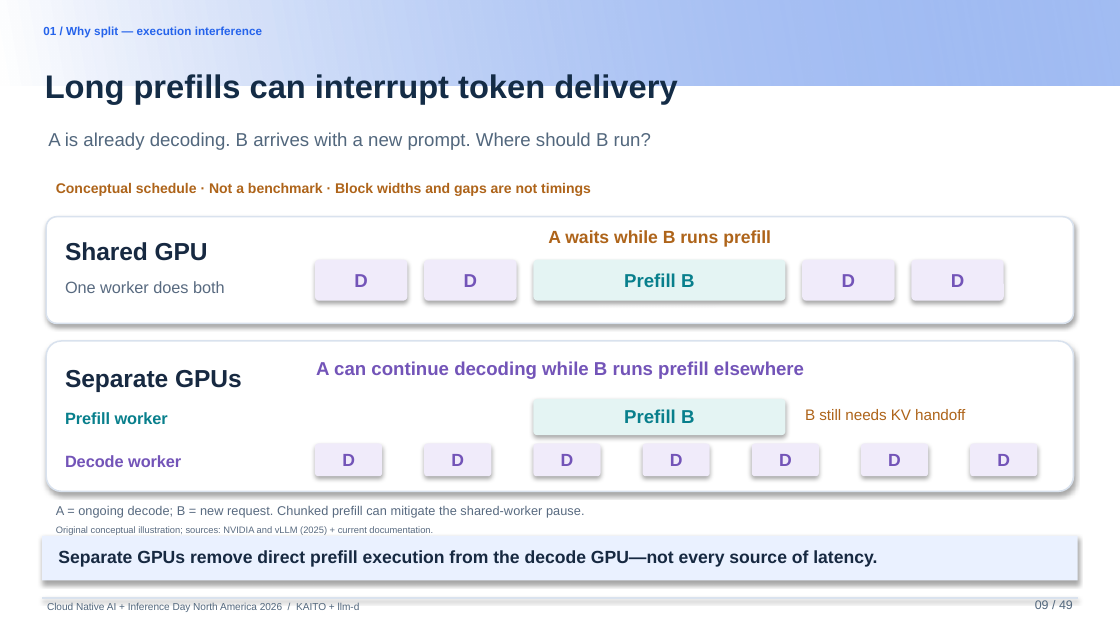
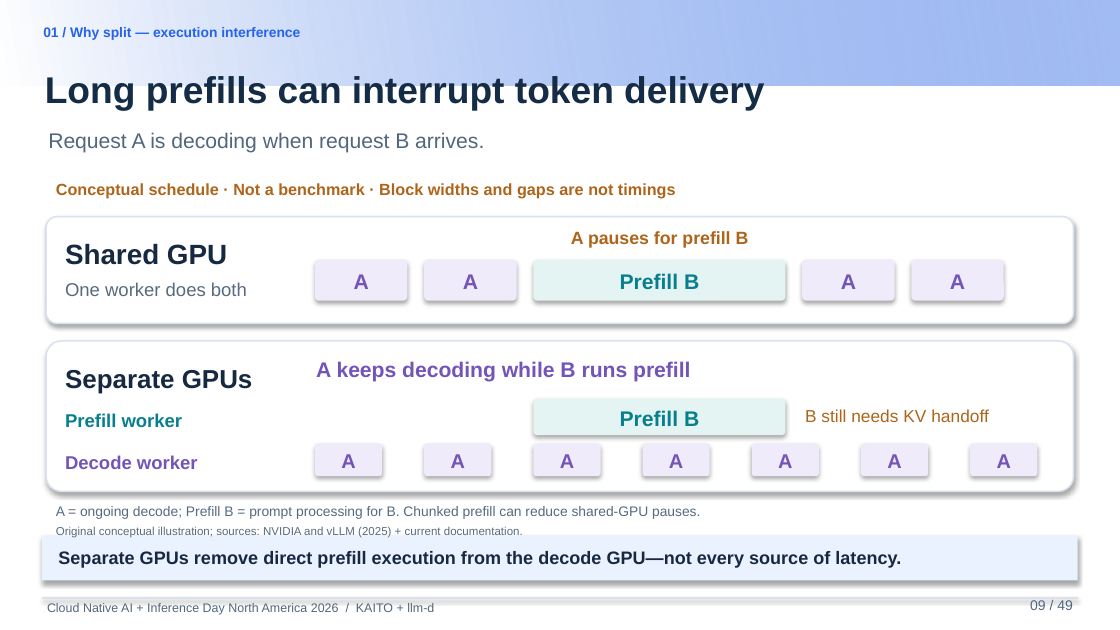
Before and after one commit to andyzhangx/demo, a slide deck: slide 9 of llm/pd-disaggregation/kubecon-na-2026-pd-disaggregation-kaito-llmd.pptx. Drawn at 1120x630 pixels with LibreOffice and Linux fonts; fonts in the diff are those of the drawing; background and template pictures are left out. Boxes give left, top, right and bottom in pixels: in the first picture for what was removed or moved away, otherwise in the second. Text is boxed around its words. In the diff, an @@ line names an element or a change of style, - is before the commit and + after.

```diff
--- a/llm/pd-disaggregation/kubecon-na-2026-pd-disaggregation-kaito-llmd.pptx
+++ b/llm/pd-disaggregation/kubecon-na-2026-pd-disaggregation-kaito-llmd.pptx
@@ text "01 / Why split — ..." at bbox=[43, 27, 300, 40]: size 7.5 to 8.9 pt @@
@@ text "Long prefills can interrupt token ..." at bbox=[45, 76, 764, 110]: size 21 to 23.9 pt @@
@@ text at bbox=[48, 132, 484, 153]: text changed; size 12 to 13.6 pt @@
-A is already decoding. B arrives with a new prompt. Where should B run?
+Request A is decoding when request B arrives.
@@ text "Conceptual schedule · Not a ..." at bbox=[56, 183, 676, 199]: size 9 to 10.4 pt @@
@@ text "Shared GPU" at bbox=[65, 243, 227, 265]: size 15.8 to 17.9 pt @@
@@ text at bbox=[571, 231, 749, 248]: text changed; size 11.2 to 11.4 pt @@
-A waits while B runs prefill
+A pauses for prefill B
@@ text "Prefill B" at bbox=[620, 273, 699, 289]: size 12 to 13.6 pt @@
@@ text at bbox=[354, 274, 369, 289]: text changed; size 12 to 13.6 pt @@
-D
+A
@@ text at bbox=[463, 274, 478, 289]: text changed; size 12 to 13.6 pt @@
-D
+A
@@ text at bbox=[841, 274, 856, 289]: text changed; size 12 to 13.6 pt @@
-D
+A
@@ text at bbox=[950, 274, 965, 289]: text changed; size 12 to 13.6 pt @@
-D
+A
@@ text "Separate GPUs" at bbox=[65, 370, 253, 394]: size 15.8 to 16.7 pt @@
@@ text at bbox=[316, 361, 690, 382]: text changed; size 12 to 13.6 pt @@
-A can continue decoding while B runs prefill elsewhere
+A keeps decoding while B runs prefill
@@ text "Prefill B" at bbox=[620, 410, 699, 426]: size 12 to 13.6 pt @@
@@ text "B still needs KV handoff" at bbox=[805, 409, 989, 422]: size 9.8 to 11.1 pt @@
@@ size 10.5 to 11.9 pt in 3 elements at bbox=[65, 282, 247, 296], bbox=[65, 413, 183, 428], bbox=[65, 455, 198, 469] @@
@@ text at bbox=[341, 454, 355, 468]: text changed; size 11.2 to 12.8 pt @@
-D
+A
@@ text at bbox=[451, 454, 465, 468]: text changed; size 11.2 to 12.8 pt @@
-D
+A
@@ text at bbox=[560, 454, 574, 468]: text changed; size 11.2 to 12.8 pt @@
-D
+A
@@ text at bbox=[669, 454, 683, 468]: text changed; size 11.2 to 12.8 pt @@
-D
+A
@@ text at bbox=[778, 454, 792, 468]: text changed; size 11.2 to 12.8 pt @@
-D
+A
@@ text at bbox=[887, 454, 901, 468]: text changed; size 11.2 to 12.8 pt @@
-D
+A
@@ text at bbox=[997, 454, 1011, 468]: text changed; size 11.2 to 12.8 pt @@
-D
+A
@@ text at bbox=[56, 506, 700, 519]: text changed; size 8.2 to 8.9 pt @@
-A = ongoing decode; B = new request. Chunked prefill can mitigate the shared-worker pause.
+A = ongoing decode; Prefill B = prompt processing for B. Chunked prefill can reduce shared-GPU pauses.
@@ text "Original conceptual illustration; sources: NVIDIA ..." at bbox=[56, 527, 523, 538]: size 6 to 7.4 pt @@
@@ text "Separate GPUs remove direct prefill ..." at bbox=[58, 551, 901, 568]: size 11.2 to 11.6 pt @@
@@ text "09 / 49" at bbox=[1030, 600, 1073, 610]: size 8 to 9 pt @@
@@ text "Cloud Native AI + Inference ..." at bbox=[47, 603, 434, 615]: size 6.5 to 8 pt @@
```
Also in this commit, not shown: 47 other slides changed.
